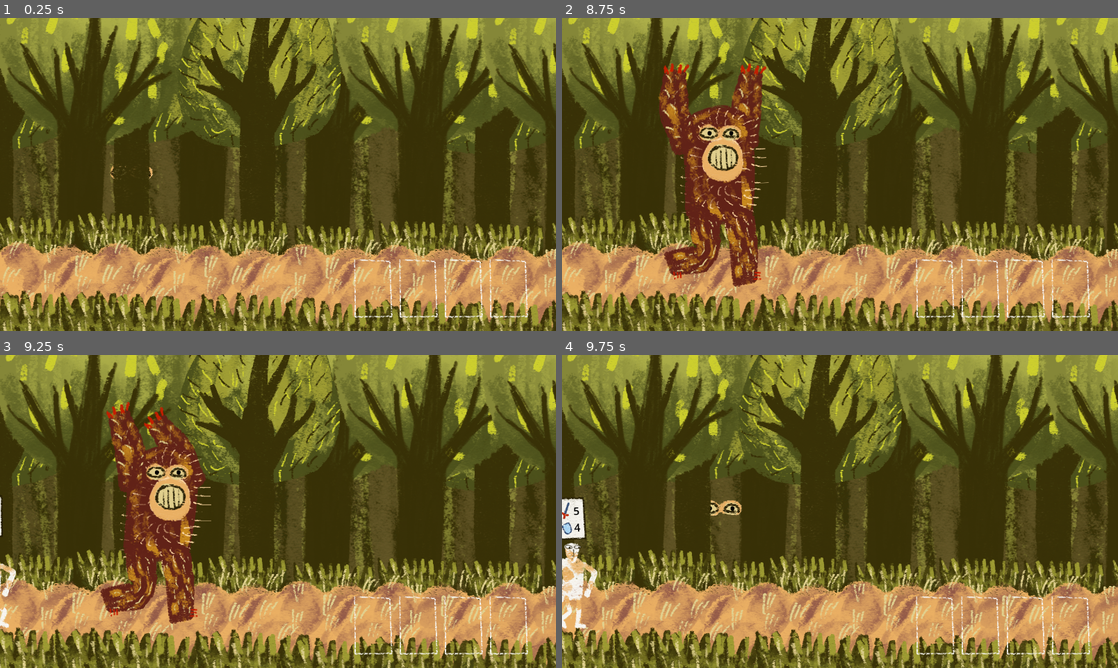
Above: before the commit, frames 1-4 (two rows, left to right).
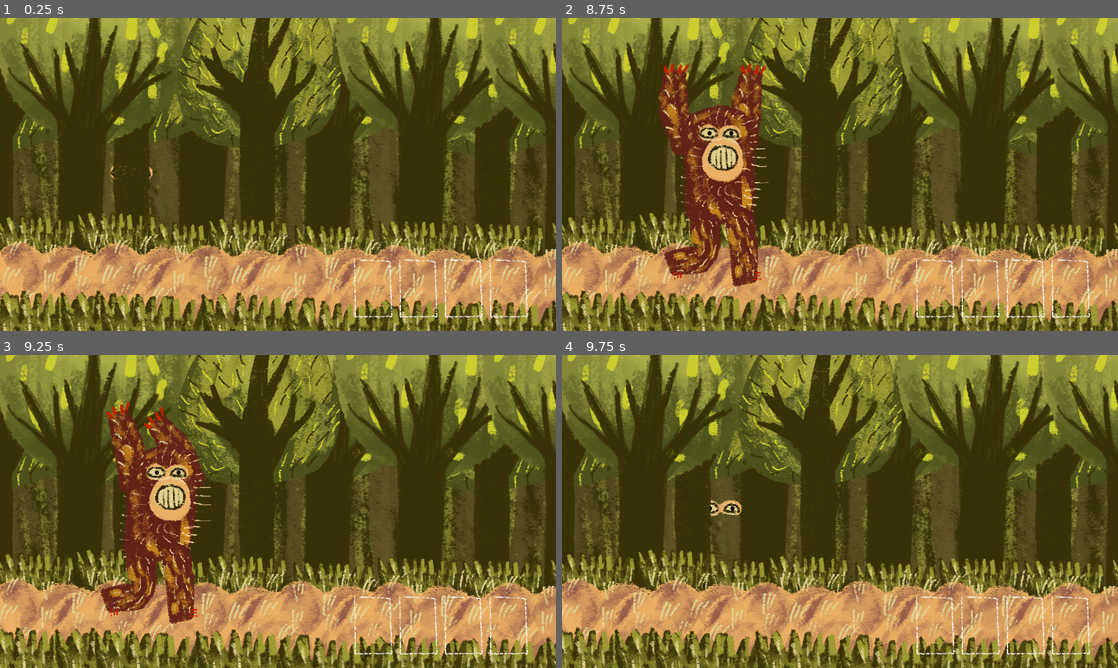
Above: after the commit, the same moments.

Repository: fguillen/The-Forest-Monster-and-the-Cards-Championship
Game: Godot game, scene res://testing/forest.tscn
Two runs of this game, one before a commit and one after it. Both use one fixed random seed, a clock stepped at 60 frames per second and the inputs below. Sound files missing from this copy of the repository are replaced by a short silence.
Inputs (mouse positions are in pixels of both pictures, inside the frame that each line leads up to):
- Up to frame 1 (0.25 s): no input
- Up to frame 2 (8.75 s): tap Enter (ui_accept) at 0.5, 0.77, 1.52, 3.02, 3.77, 4.52, 6.02, 6.77, 7.52 s; move the mouse to (962, 158) at 0.52 s; hold Right (ui_right) 0.53-1.28 s; click (962, 158) at 0.67 s; move the mouse to (728, 190) at 1.27 s; hold Down (ui_down) 1.28-2.03 s; move the mouse to (895, 105) at 2.02 s; hold Right (ui_right) 2.03-2.78 s; move the mouse to (812, 237) at 2.77 s; hold Up (ui_up) 2.78-3.53 s; click (812, 237) at 2.92 s; move the mouse to (1006, 221) at 3.52 s; hold Left (ui_left) 3.53-5.03 s; move the mouse to (673, 127) at 4.27 s; move the mouse to (867, 174) at 5.02 s; hold Down (ui_down) 5.03-5.78 s; click (867, 174) at 5.17 s; move the mouse to (756, 96) at 5.77 s; hold Right (ui_right) 5.78-6.53 s; move the mouse to (962, 158) at 6.52 s; hold Up (ui_up) 6.53-7.28 s; move the mouse to (728, 190) at 7.27 s; hold Right (ui_right) 7.28-8.03 s; click (728, 190) at 7.42 s; move the mouse to (895, 105) at 8.02 s; hold Down (ui_down) from 8.03 s (still down)
- Up to frame 3 (9.25 s): move the mouse to (250, 574) at 8.77 s; release Down (ui_down) at 8.78 s; hold Left (ui_left) from 8.78 s (still down); tap Enter (ui_accept) at 9.02 s
- Up to frame 4 (9.75 s): move the mouse to (1006, 558) at 9.52 s; release Left (ui_left) at 9.53 s; hold Up (ui_up) from 9.53 s (still down); click (1006, 558) at 9.67 s

Frames 1-2 are identical in both runs. In frame 3, 0.2% of the frame differs, in the area x 0-3%, y 45-88%; in frame 4, 1.4%, in the area x 0-7%, y 45-88%.

Commit message:
Paseant spawn time

Diff:
--- a/paseant_spawner.gd
+++ b/paseant_spawner.gd
@@ -2,12 +2,12 @@
 extends Node2D
 
 @export var paseant_scene: PackedScene
-@export_range(0.1, 10.0) var spawn_interval_min := 0.5
-@export_range(0.1, 10.0) var spawn_interval_max := 3
+@export_range(0.1, 20.0) var spawn_interval_min := 0.5
+@export_range(0.1, 20.0) var spawn_interval_max := 3.0
 
 @onready var _timer: Timer = $Timer
 
-# Called when the node enters the scene tree for the first time.
+
 func _ready():
 	_next_interval()
 
--- a/testing/forest.tscn
+++ b/testing/forest.tscn
@@ -318,8 +318,8 @@
 [node name="PaseantSpawner" parent="." instance=ExtResource("12_pby02")]
 z_index = 1
 position = Vector2(-704, 214)
-spawn_interval_min = 3.0
-spawn_interval_max = 8
+spawn_interval_min = 8.0
+spawn_interval_max = 15.0
 
 [node name="Ground" type="StaticBody2D" parent="."]
 collision_layer = 32
